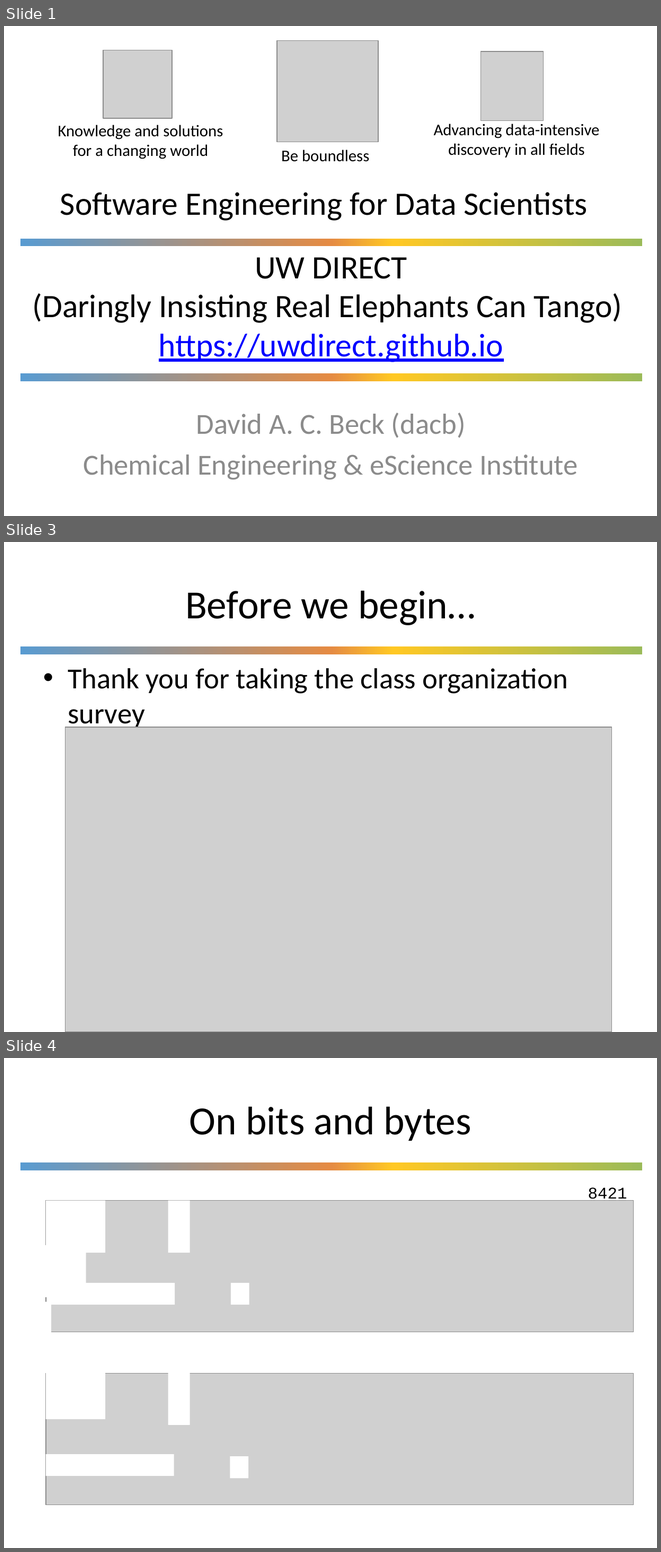
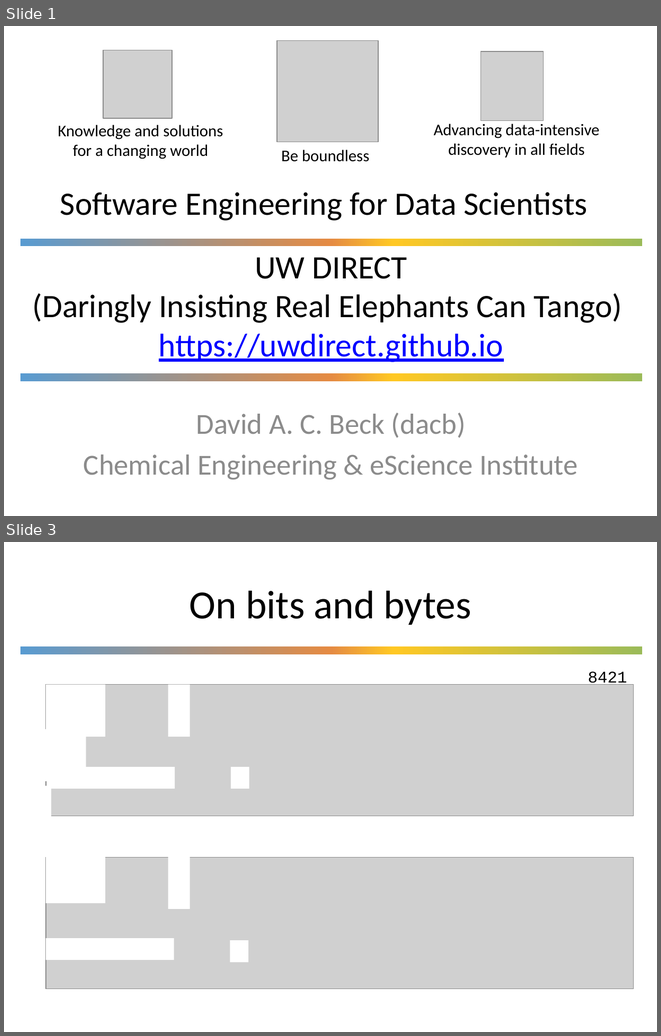
Before and after one commit to UWDIRECT/UWDIRECT.github.io, a slide deck: Wi22_content/SEDS/L3.Version_Control.pptx. Shown one above the other, each under a label of ours: slides 1, 3 and 4 before the commit, slides 1 and 3 after it; the slides between them are not shown. The pictures are 661x1552 and 661x1036 pixels, drawn with LibreOffice and Linux fonts; fonts in the diff are those of the drawing; grey boxes stand for pictures; background and template pictures are left out. Boxes give left, top, right and bottom in pixels: in the first picture for what was removed or moved away, otherwise in the second. Text is boxed around its words. In the diff, an @@ line names an element or a change of style, - is before the commit and + after.

```diff
--- a/Wi22_content/SEDS/L3.Version_Control.pptx
+++ b/Wi22_content/SEDS/L3.Version_Control.pptx
@@ slide 3 removed at (4, 542, 657, 1032), background #FFFFFF; not listed: 1 template element that a slide beside it also shows @@
@@ title removed at (185, 590, 475, 625) @@
-Before we begin…
@@ text removed at (68, 668, 568, 730) @@
-• Thank you for taking the class organization survey
@@ picture removed at (65, 727, 612, 1032) @@
@@ what was slide 4 is now slide 3 @@
```
Also in this commit, not shown: 1 slide changed.
